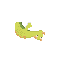
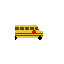
Before/after of a (64, 64) layered artwork. What changed in the layer stack:
added layer "Layer 7" above "Layer 6" over (x1=15, y1=25, x2=43, y2=40)
hid "Layer 6" over (x1=15, y1=22, x2=45, y2=41)
